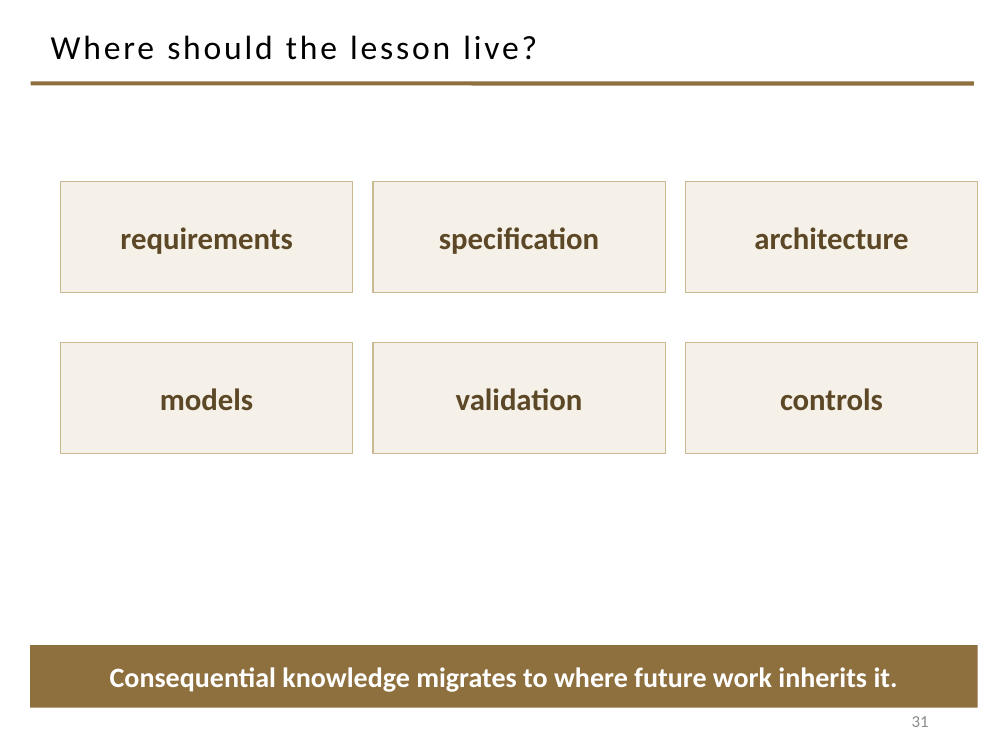
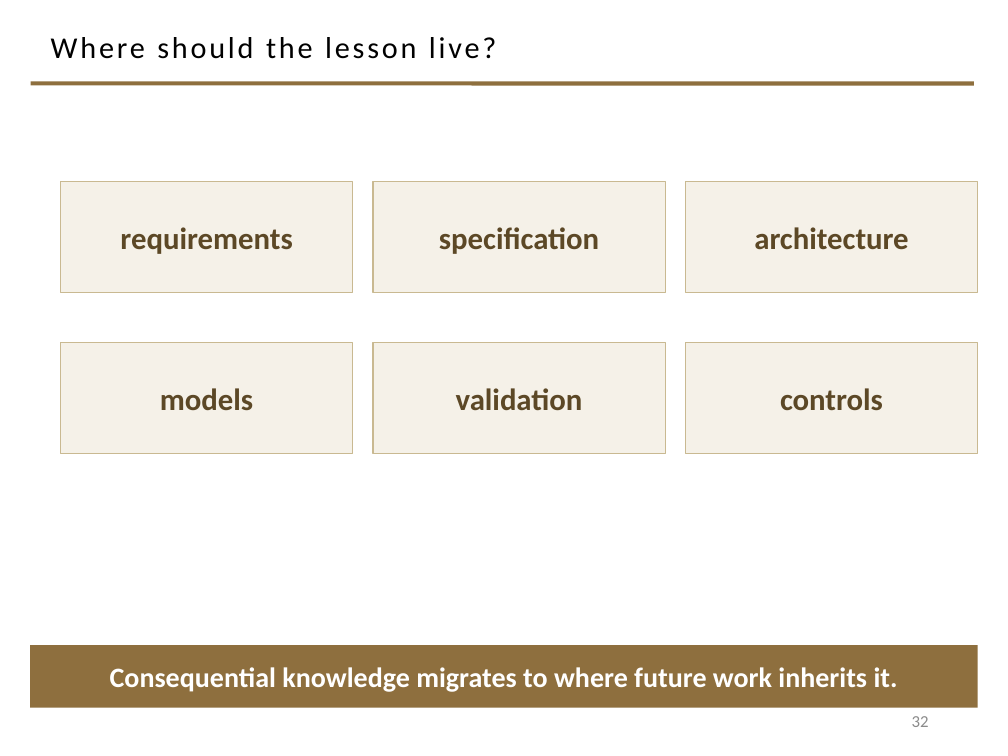
Before and after one commit to davisjam/model-based-agentic-software-engineering, a slide deck: slide 32 of course/lectures/act-2-delegation-and-control/04-failure-aware-engineering/2-4-Failure-Aware-Engineering.pptx (slide 31 before the commit). Drawn at 1008x756 pixels with LibreOffice and Linux fonts; fonts in the diff are those of the drawing; background and template pictures are left out. Boxes give left, top, right and bottom in pixels: in the first picture for what was removed or moved away, otherwise in the second. Text is boxed around its words. In the diff, an @@ line names an element or a change of style, - is before the commit and + after.

```diff
--- a/course/lectures/act-2-delegation-and-control/04-failure-aware-engineering/2-4-Failure-Aware-Engineering.pptx
+++ b/course/lectures/act-2-delegation-and-control/04-failure-aware-engineering/2-4-Failure-Aware-Engineering.pptx
@@ title "Where should the lesson live?" at bbox=[51, 37, 496, 59]: size 24 to 21.6 pt @@
@@ page number at bbox=[912, 716, 929, 727]: text changed @@
-31
+32
```
Also in this commit, not shown: 36 other slides changed, 1 slide added.
